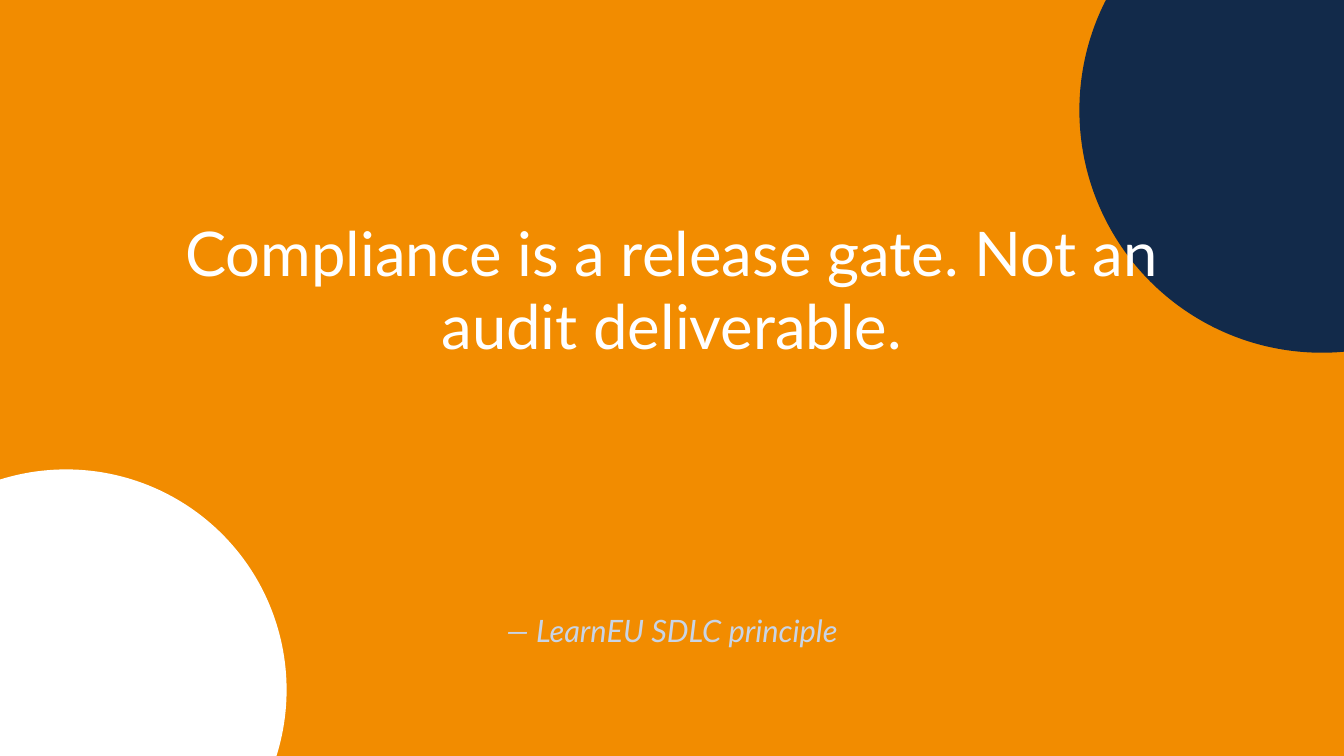
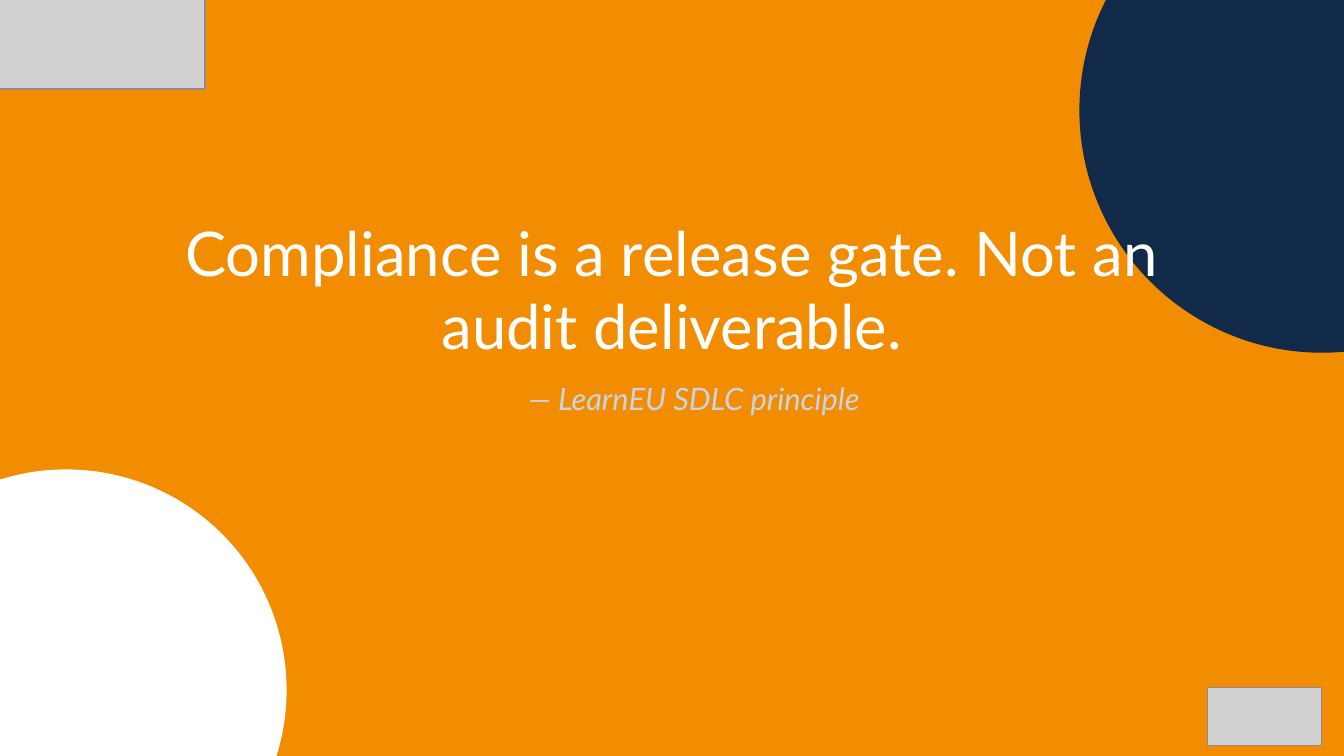
Before and after one commit to EtienneSIG/AMA_Project, a slide deck: slide 10 of Restitution01/build/LearnEU-CXO-Restitution.pptx (slide 9 before the commit). Drawn at 1344x756 pixels with LibreOffice and Linux fonts; fonts in the diff are those of the drawing; grey boxes stand for pictures; background and template pictures are left out. Boxes give left, top, right and bottom in pixels: in the first picture for what was removed or moved away, otherwise in the second. Text is boxed around its words. In the diff, an @@ line names an element or a change of style, - is before the commit and + after.

```diff
--- a/Restitution01/build/LearnEU-CXO-Restitution.pptx
+++ b/Restitution01/build/LearnEU-CXO-Restitution.pptx
@@ picture added at (0,0,206,90) @@
@@ text "— LearnEU SDLC principle": place and size @@
-text "— LearnEU SDLC principle" at (536,619,838,648)
+text "— LearnEU SDLC principle" at (558,387,860,416)
@@ picture added at (1208,689,1322,746) @@
```
Also in this commit, not shown: 21 other slides changed, 3 slides added, 46 other files.
